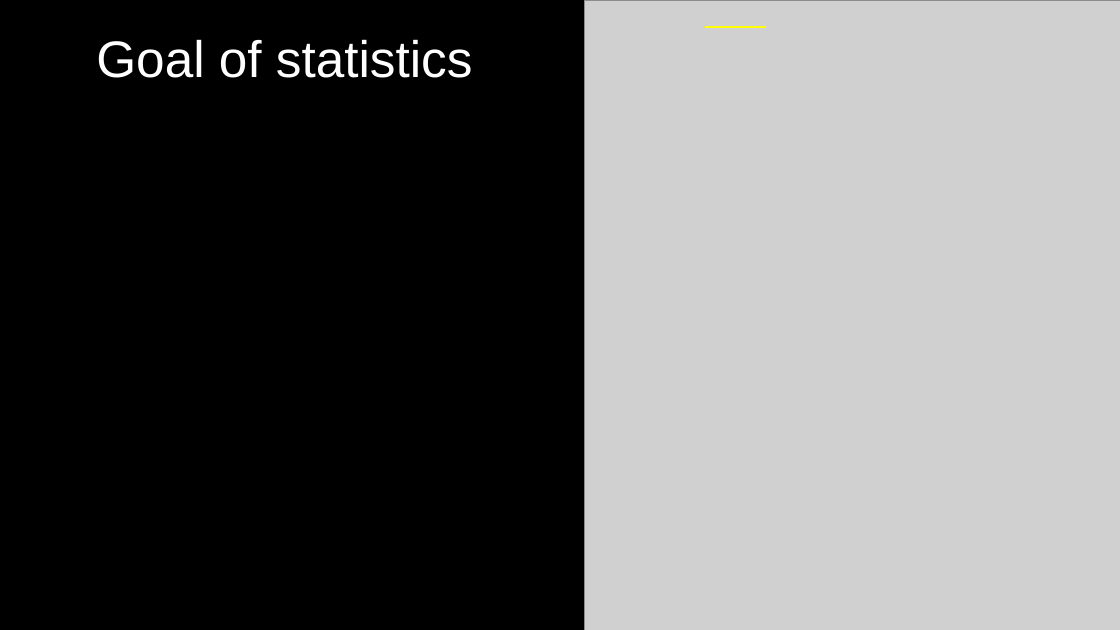
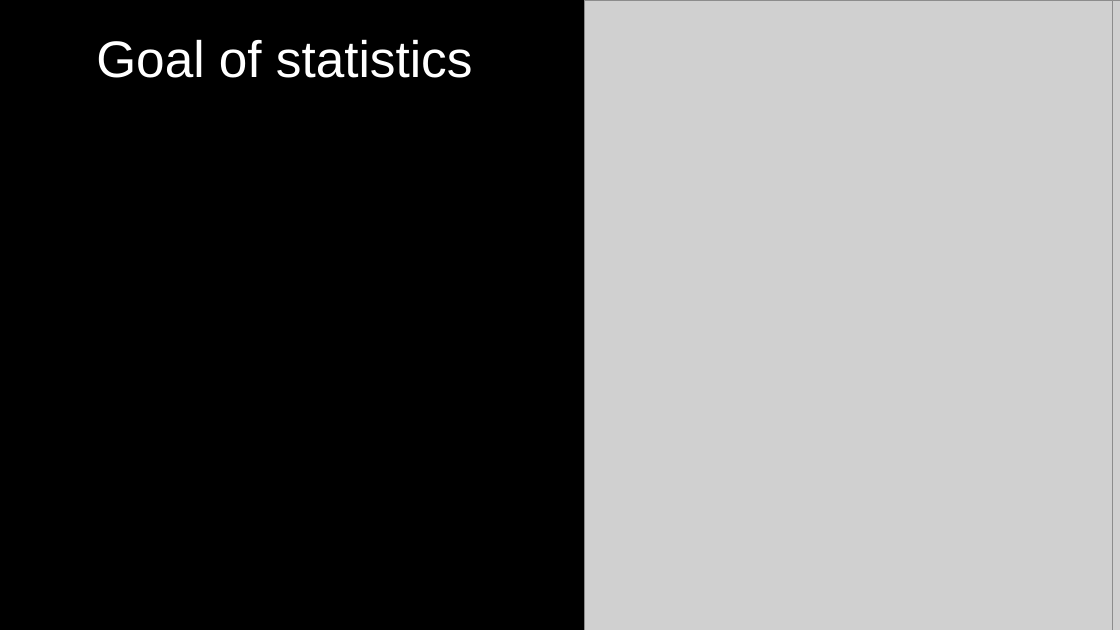
Before and after one commit to DeonRoos/stats-for-biologists, a slide deck: slide 12 of Lectures/Lecture 01.2 Introduction to linear models.pptx. Drawn at 1120x630 pixels with LibreOffice and Linux fonts; fonts in the diff are those of the drawing; grey boxes stand for pictures. Boxes give left, top, right and bottom in pixels: in the first picture for what was removed or moved away, otherwise in the second. Text is boxed around its words. In the diff, an @@ line names an element or a change of style, - is before the commit and + after.

Commit message:
Minor tweaks to first 2 lectures

```diff
--- a/Lectures/Lecture 01.2 Introduction to linear models.pptx
+++ b/Lectures/Lecture 01.2 Introduction to linear models.pptx
@@ picture: place and size @@
-picture at (592,0,1120,630)
+picture at (584,0,1112,630)
@@ line removed from (705, 27) to (766, 27) @@
```
Also in this commit, not shown: 2 other files.
